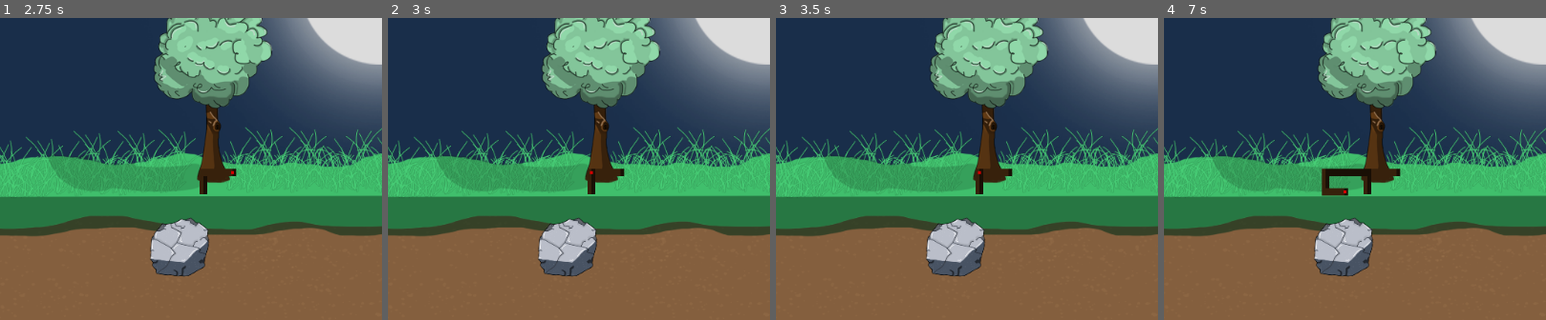
Above: before the commit, frames 1-4 (left to right).
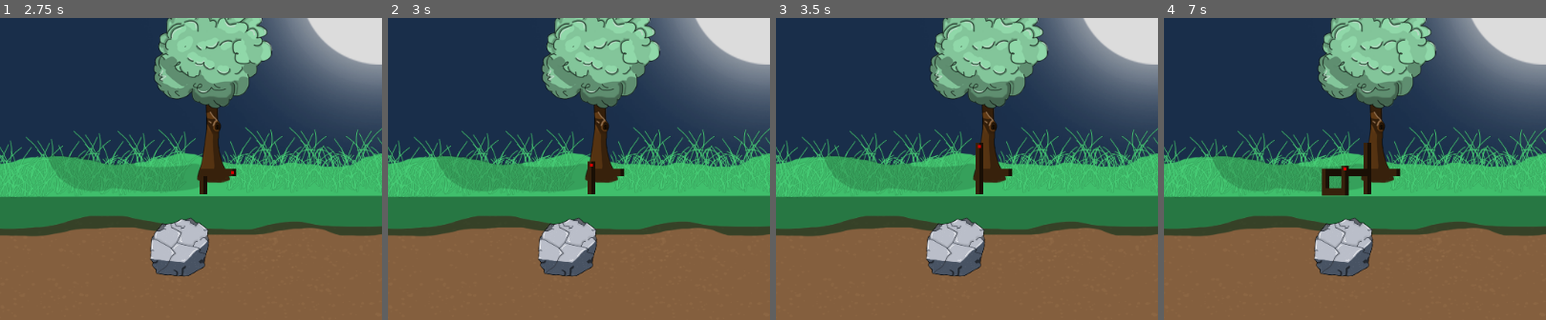
Above: after the commit, the same moments.

Repository: GunesUstunalp/GGJ2023Game
Game: Godot game, scene res://MainScene.tscn
Two runs of this game, one before a commit and one after it. Both use one fixed random seed, a clock stepped at 60 frames per second and the inputs below.
Inputs:
- Up to frame 1 (2.75 s): tap Enter at 0.5 s; hold D (move_right) 0.53-1.28 s; tap R (respawn) at 1.25, 2 s; hold S (move_down) 1.28-2.03 s; hold D (move_right) from 2.03 s (still down)
- Up to frame 2 (3 s): tap R (respawn) at 2.75 s; release D (move_right) at 2.78 s; hold W (move_up) from 2.78 s (still down)
- Up to frame 3 (3.5 s): keep holding W (move_up)
- Up to frame 4 (7 s): tap R (respawn) at 3.5, 4.25 s; release W (move_up) at 3.53 s; hold A (move_left) 3.53-5.03 s; hold S (move_down) 5.03-5.78 s; hold D (move_right) 5.78-6.53 s; hold W (move_up) from 6.53 s (still down)
The pictures show only the part of the screen within x 23-73%, y 11-61%; the shares and areas given below are measured in that part.

Frame 1 is identical in both runs. In frame 2, less than 0.1% of the frame differs, in the area x 52-55%, y 47-52%; in frame 3, 0.2%; in frame 4, 0.3%, in the area x 46-55%, y 41-59%.

Commit message:
Re-enabled moving up

Diff:
--- a/RootEnd.gd
+++ b/RootEnd.gd
@@ -41,6 +41,8 @@
 		velocity.x -= 1
 	if Input.is_action_pressed("move_down"):
 		velocity.y += 1
+	if Input.is_action_pressed("move_up"):
+		velocity.y -= 1
 
 	if Input.is_action_pressed("respawn"):
 		respawn()
